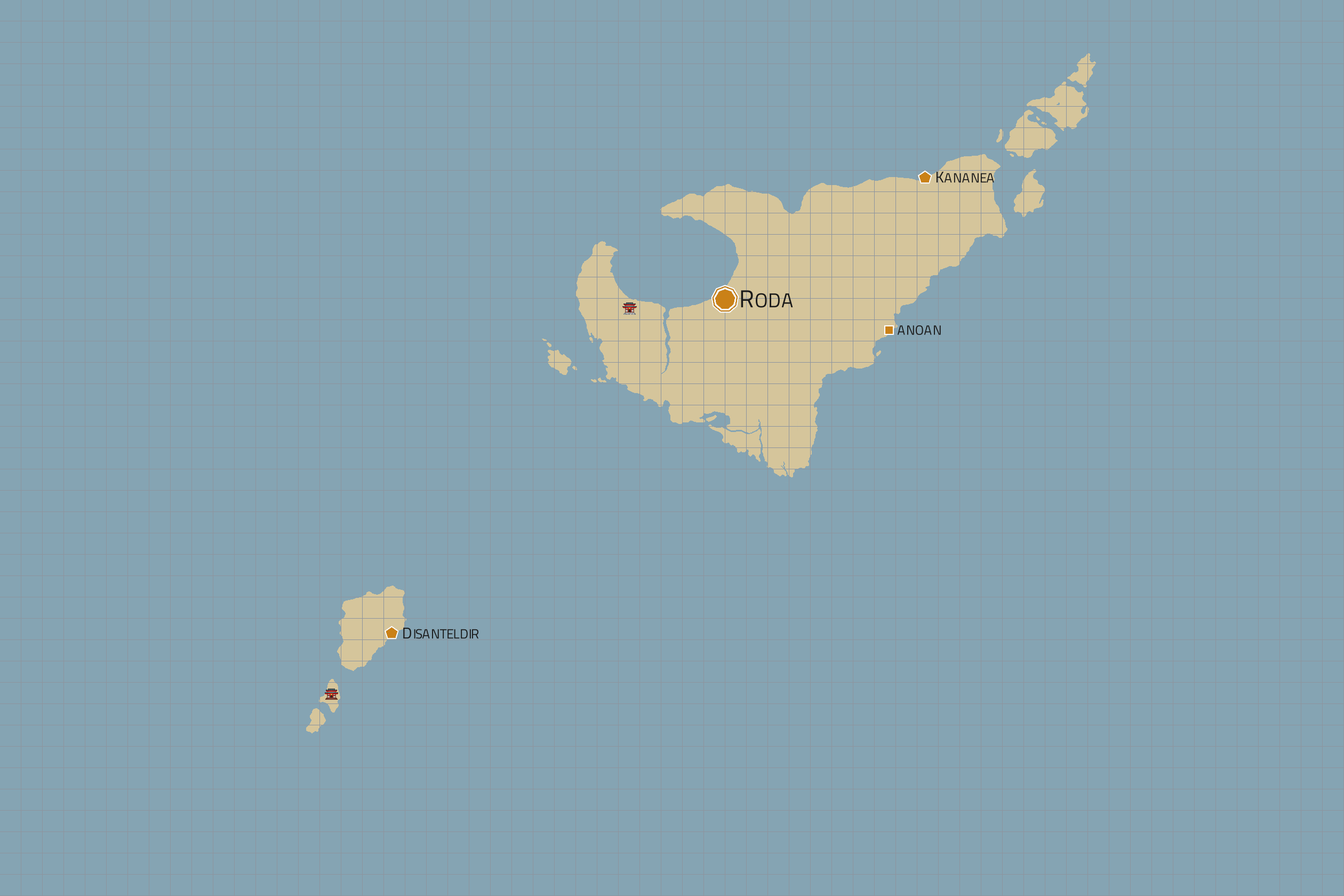
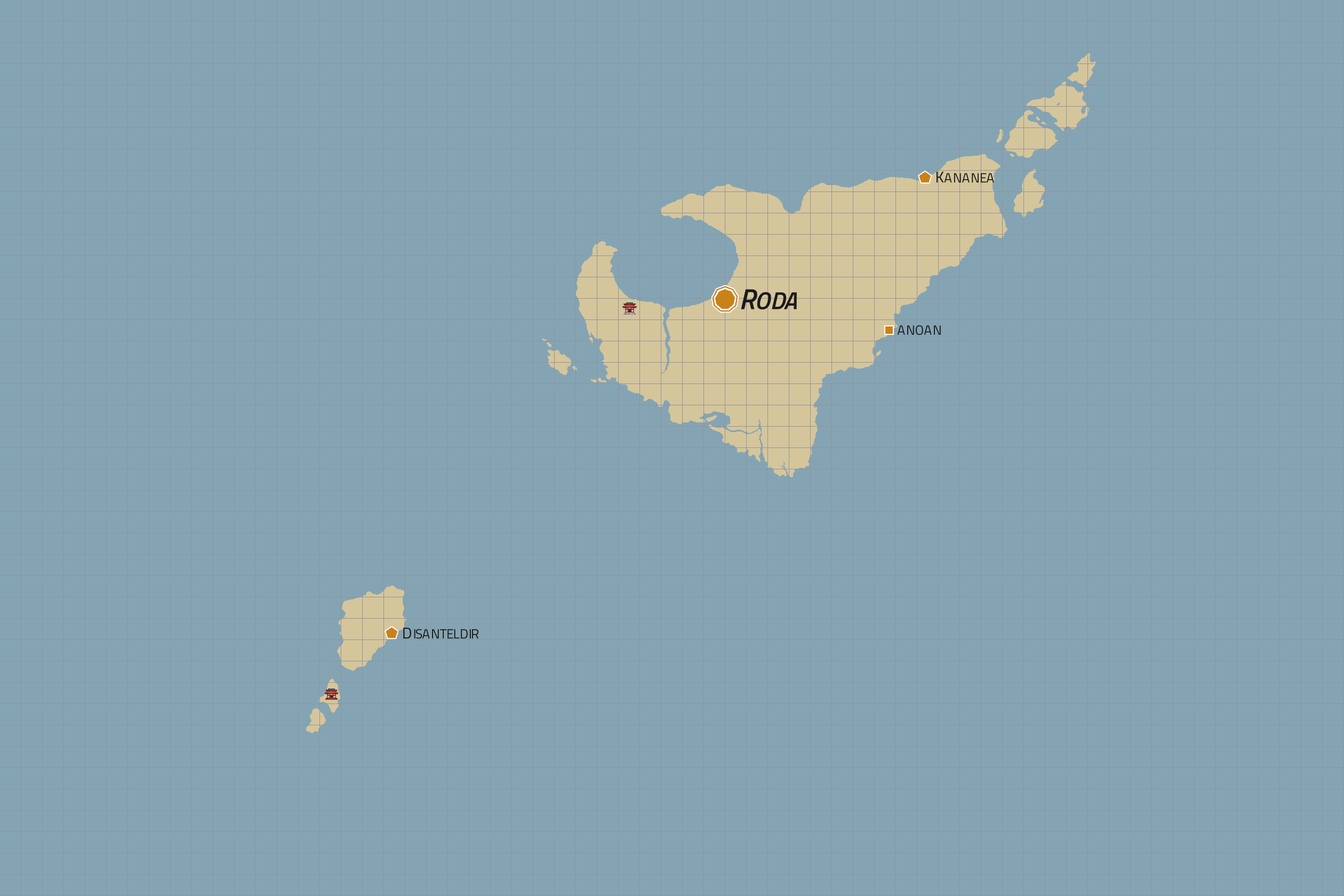
The second 1344 x 896 image is a revision of the first. Changes to its layers:
painted on "Settlements" over left=740, top=288, right=797, bottom=310
painted on "Grid" over left=740, top=288, right=797, bottom=310
painted on "Landmass" over left=740, top=288, right=797, bottom=310
painted on "Water" over left=740, top=288, right=797, bottom=310
